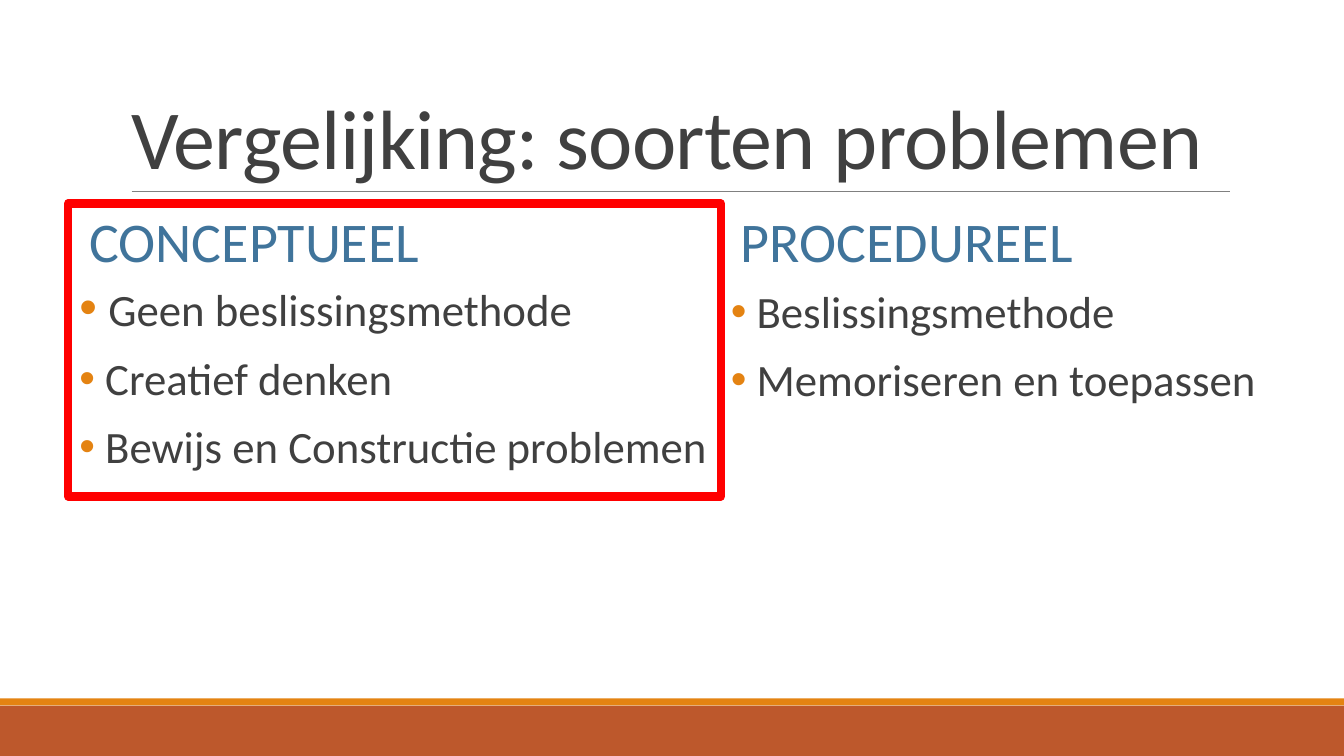
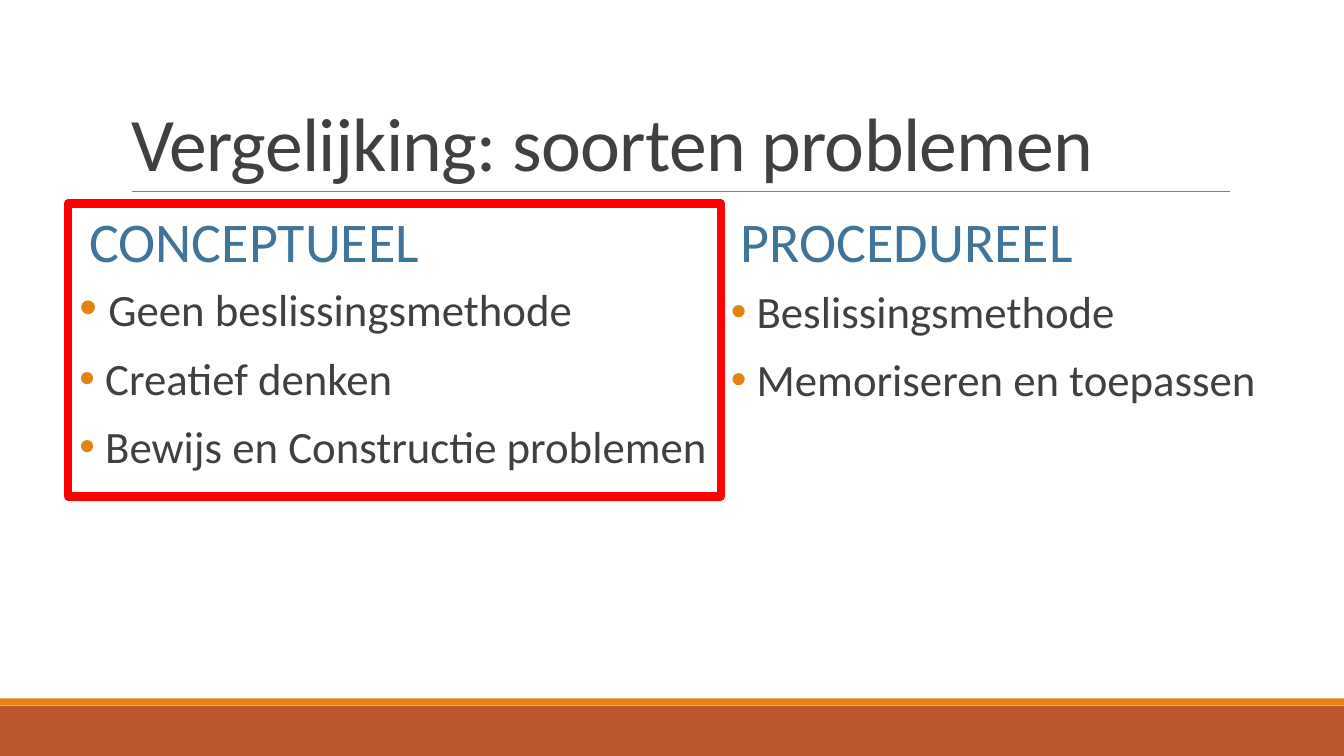
Before and after one commit to TomDeGroote/Bachelorproef, a slide deck: slide 7 of Opdracht 2/Jeroen/Literatuurstudie_Jeroen.pptx. Drawn at 1344x756 pixels with LibreOffice and Linux fonts; fonts in the diff are those of the drawing. Boxes give left, top, right and bottom in pixels: in the first picture for what was removed or moved away, otherwise in the second. Text is boxed around its words. In the diff, an @@ line names an element or a change of style, - is before the commit and + after.

```diff
--- a/Opdracht 2/Jeroen/Literatuurstudie_Jeroen.pptx
+++ b/Opdracht 2/Jeroen/Literatuurstudie_Jeroen.pptx
@@ title "Vergelijking: soorten problemen" at (x1=131, y1=118, x2=1092, y2=184): size 60 to 54 pt @@
```
Also in this commit, not shown: 5 other slides changed, 3 slides added, 2 slides removed, 1 other file.
